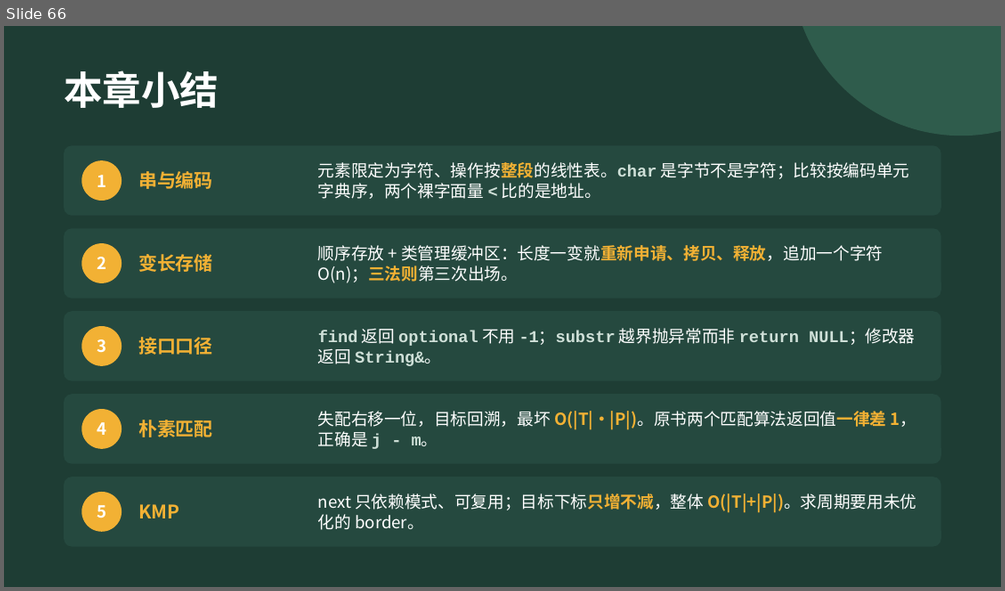
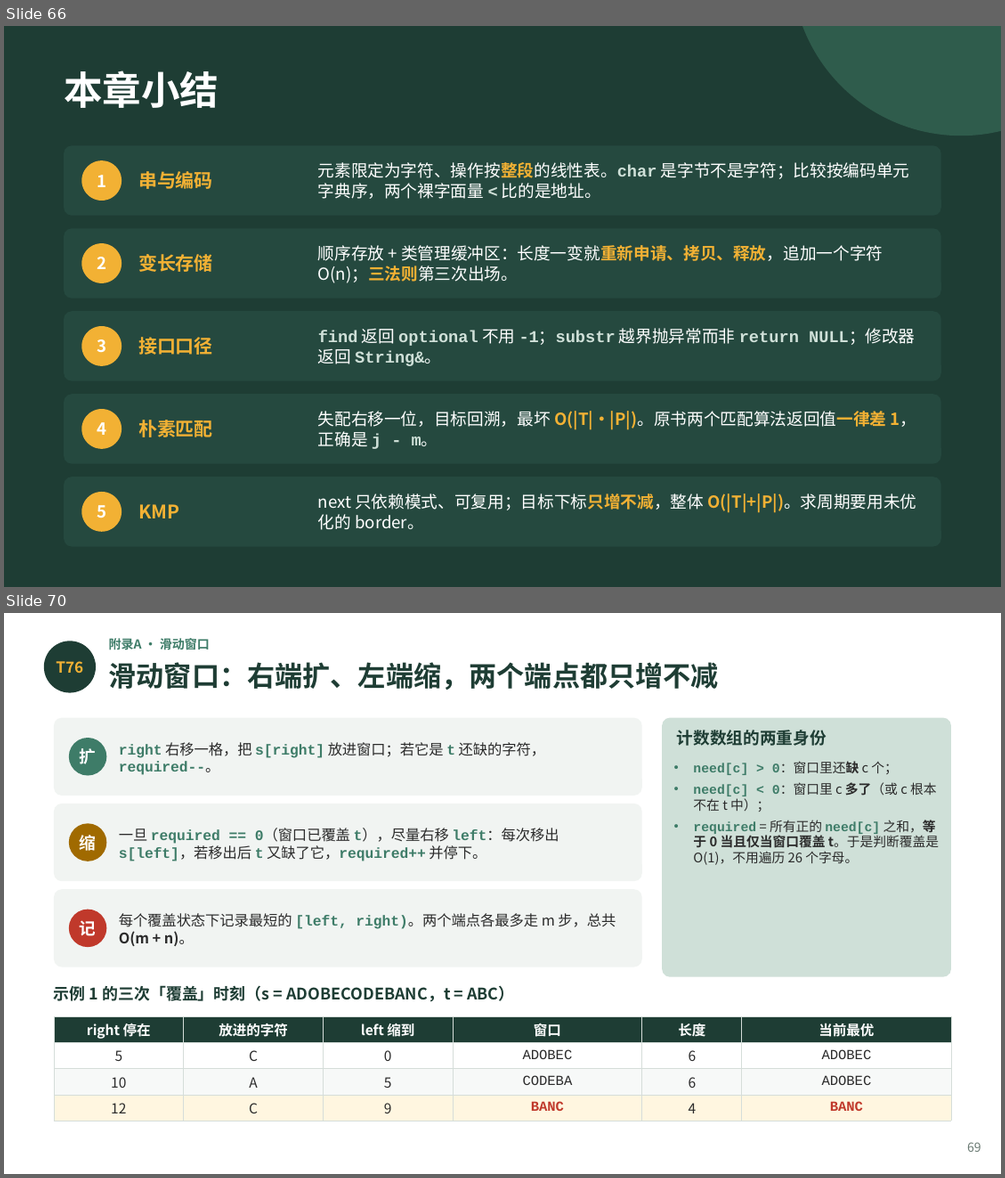
Before and after one commit to GMyhf/2026fall-cs201, a slide deck: courseware/202609_DSA_04_String.pptx. Shown one above the other, each under a label of ours: slide 66 before the commit, slides 66 and 70 after it; the slides between them are not shown. The pictures are 1005x591 and 1005x1178 pixels, drawn with LibreOffice and Linux fonts; fonts in the diff are those of the drawing. Boxes give left, top, right and bottom in pixels: in the first picture for what was removed or moved away, otherwise in the second. Text is boxed around its words. In the diff, an @@ line names an element or a change of style, - is before the commit and + after.

```diff
--- a/courseware/202609_DSA_04_String.pptx
+++ b/courseware/202609_DSA_04_String.pptx
@@ slide 70 added at box(4, 613, 1001, 1174), background #FFFFFF @@
@@ text added at box(109, 638, 210, 650), 9 pt, text #3E7C68, bold @@
+附录A · 滑动窗口
@@ ellipse added at box(44, 641, 96, 693), fill #1E3D34 @@
@@ text added at box(56, 661, 83, 673), 11 pt, text #F2B134, bold @@
+T76
@@ text added at box(109, 662, 720, 690), 20 pt, text #1E3D34, bold @@
+滑动窗口：右端扩、左端缩，两个端点都只增不减
@@ rounded rectangle added at box(54, 718, 642, 795), fill #F1F4F2 @@
@@ rounded rectangle added at box(662, 718, 951, 977), fill #CFE0D8 @@
@@ ellipse added at box(69, 738, 106, 776), fill #3E7C68 @@
@@ text added at box(119, 742, 545, 775), 10.5 pt, text #3E7C68, bold @@
+right 右移一格，把 s[right] 放进窗口；若它是 t 还缺的字符，required--。
@@ text added at box(677, 730, 826, 746), 12 pt, text #1E3D34, bold @@
+计数数组的两重身份
@@ text added at box(80, 748, 97, 764), 12 pt, text #FFFFFF, bold @@
+扩
@@ text added at box(693, 762, 938, 865), 9.5 pt, text #2B2B2B @@
+• need[c] > 0：窗口里还缺 c 个；
+• need[c] < 0：窗口里 c 多了（或 c 根本不在 t 中）；
+• required = 所有正的 need[c] 之和，等于 0 当且仅当窗口覆盖 t。于是判断覆盖是 O(1)，不用遍历 26 个字母。
@@ rounded rectangle added at box(54, 803, 642, 881), fill #F1F4F2 @@
@@ ellipse added at box(69, 823, 106, 861), fill #A06A00 @@
@@ text added at box(80, 835, 97, 851), 12 pt, text #FFFFFF, bold @@
+缩
@@ text added at box(119, 828, 558, 861), 10.5 pt, text #3E7C68, bold @@
+一旦 required == 0（窗口已覆盖 t），尽量右移 left：每次移出 s[left]，若移出后 t 又缺了它，required++ 并停下。
@@ rounded rectangle added at box(54, 889, 642, 967), fill #F1F4F2 @@
@@ ellipse added at box(69, 909, 106, 947), fill #C0392B @@
@@ text added at box(80, 920, 97, 936), 12 pt, text #FFFFFF, bold @@
+记
@@ text added at box(119, 913, 615, 946), 10.5 pt, text #2B2B2B @@
+每个覆盖状态下记录最短的 [left, right)。两个端点各最多走 m 步，总共 O(m + n)。
@@ text added at box(54, 985, 514, 1002), 11.5 pt, text #1E3D34, bold @@
+示例 1 的三次「覆盖」时刻（s = ADOBECODEBANC，t = ABC）
@@ table added at box(54, 1017, 951, 1117), 4 rows, 6 columns @@
+right 停在 | 放进的字符 | left 缩到 | 窗口 | 长度 | 当前最优
+5 | C | 0 | ADOBEC | 6 | ADOBEC
+10 | A | 5 | CODEBA | 6 | ADOBEC
+12 | C | 9 | BANC | 4 | BANC
@@ text added at box(967, 1142, 981, 1151), 9 pt, text #6B7B74 @@
+69
```
Also in this commit, not shown: 2 slides changed, 17 other slides added, 2 other files.
